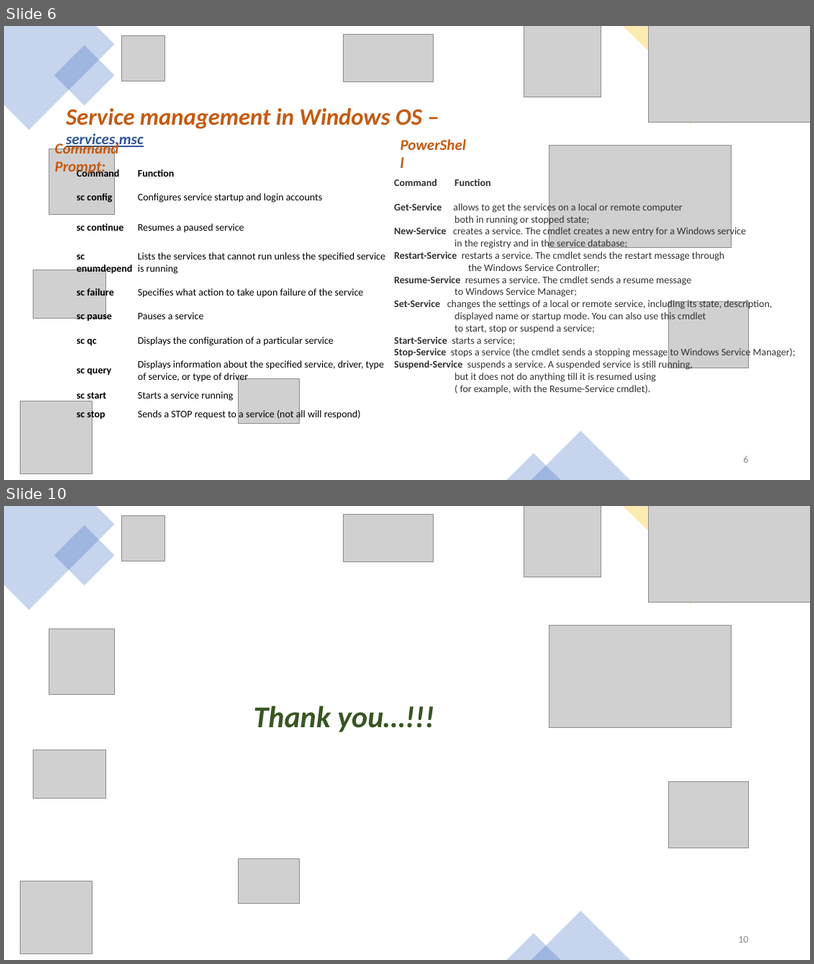
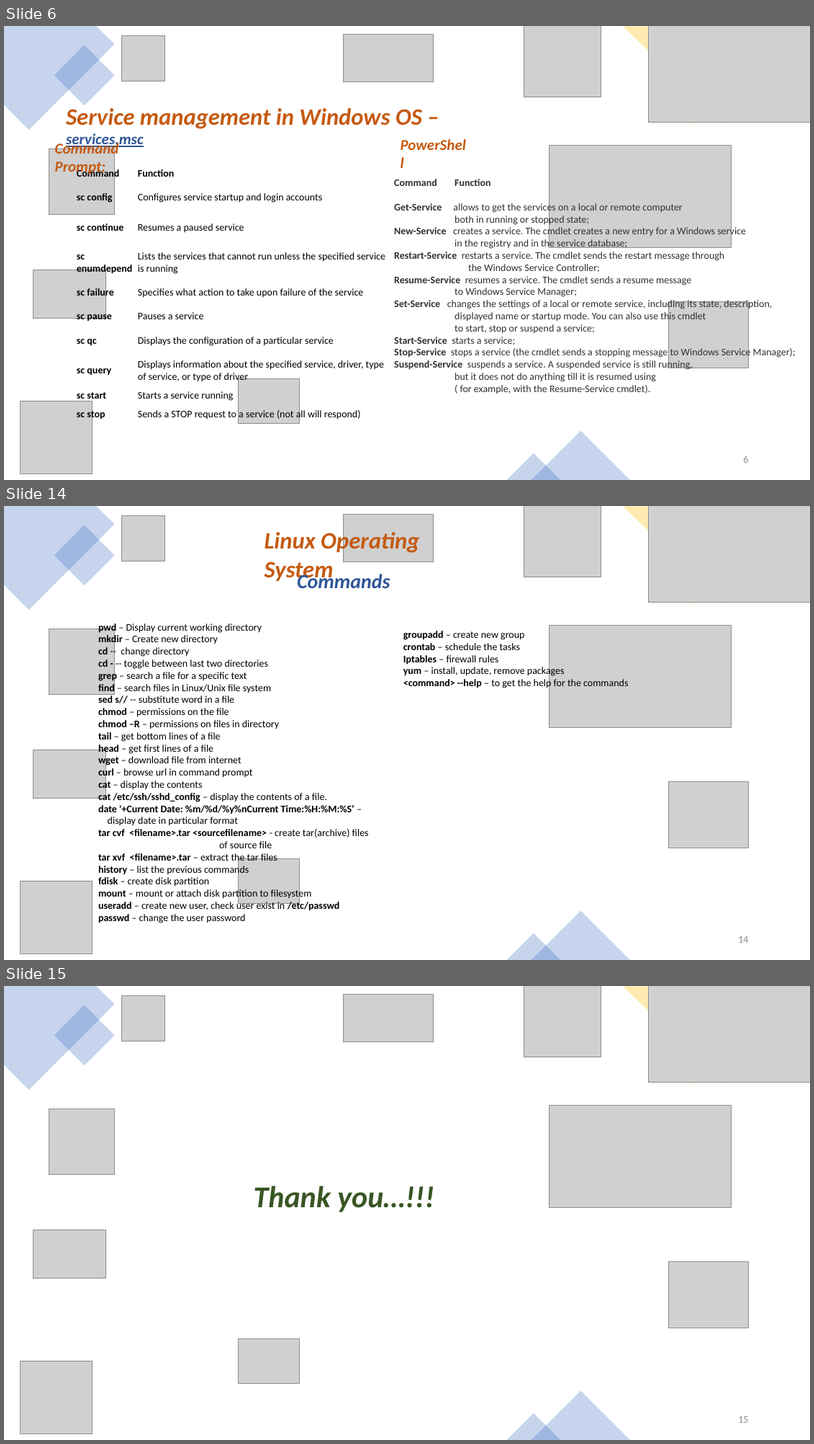
Before and after one commit to buchepalli-ramana-2/AzureDevOps, a slide deck: CoursePPT/System Administration.pptx. Shown one above the other, each under a label of ours: slides 6 and 10 before the commit, slides 6, 14 and 15 after it; the slides between them are not shown. The pictures are 814x964 and 814x1444 pixels, drawn with LibreOffice and Linux fonts; fonts in the diff are those of the drawing; grey boxes stand for pictures; background and template pictures are left out. Boxes give left, top, right and bottom in pixels: in the first picture for what was removed or moved away, otherwise in the second. Text is boxed around its words. In the diff, an @@ line names an element or a change of style, - is before the commit and + after.

Commit message:
Updated linux os

```diff
--- a/CoursePPT/System Administration.pptx
+++ b/CoursePPT/System Administration.pptx
@@ slide 14 added at box(4, 506, 810, 960), background picture (left out) @@
@@ freeform shape added at box(4, 506, 115, 610), fill #4472C4 at 30% opacity @@
@@ rectangle added at box(54, 525, 115, 586), fill #4472C4 at 30% opacity @@
@@ picture added at box(121, 515, 165, 561) @@
@@ picture added at box(343, 515, 434, 561) @@
@@ picture added at box(525, 506, 601, 577) @@
@@ freeform shape added at box(623, 506, 810, 604), fill #FFC000 at 30% opacity @@
@@ picture added at box(649, 506, 810, 602) @@
@@ text added at box(265, 530, 419, 583), 28 pt, text #C55A11, bold, italic @@
+Linux Operating System
@@ rectangle added at box(658, 540, 723, 605), fill #FFC000 at 30% opacity @@
@@ text added at box(297, 572, 391, 588), 24 pt, text #2F5597, bold, italic @@
+Commands
@@ picture added at box(49, 629, 114, 694) @@
@@ text added at box(98, 622, 369, 923), 12 pt, text #000000 @@
+pwd – Display current working directory
+mkdir – Create new directory
+cd -- change directory
+cd - -- toggle between last two directories
+grep – search a file for a specific text
+find – search files in Linux/Unix file system
+sed s// -- substitute word in a file
+chmod – permissions on the file
+chmod –R – permissions on files in directory
+tail – get bottom lines of a file
+head – get first lines of a file
+wget – download file from internet
+curl – browse url in command prompt
+cat – display the contents
+cat /etc/ssh/sshd_config – display the contents of a file.
+date '+Current Date: %m/%d/%y%nCurrent Time:%H:%M:%S’ –
+display date in particular format
+tar cvf <filename>.tar <sourcefilename> - create tar(archive) files
+of source file
+tar xvf <filename>.tar – extract the tar files
+history – list the previous commands
+fdisk – create disk partition
+mount – mount or attach disk partition to filesystem
+useradd – create new user, check user exist in /etc/passwd
+passwd – change the user password
@@ text added at box(404, 631, 628, 689), 12 pt, text #000000 @@
+groupadd – create new group
+crontab – schedule the tasks
+Iptables – firewall rules
+yum – install, update, remove packages
+<command> --help – to get the help for the commands
@@ picture added at box(549, 626, 732, 728) @@
@@ picture added at box(33, 750, 106, 798) @@
@@ picture added at box(669, 781, 748, 848) @@
@@ picture added at box(238, 859, 300, 903) @@
@@ picture added at box(20, 880, 93, 953) @@
@@ triangle added at box(532, 911, 630, 960), fill #4472C4 at 30% opacity @@
@@ triangle added at box(507, 933, 561, 960), fill #4472C4 at 30% opacity @@
@@ page number added at box(738, 936, 748, 942), 12 pt, text #8C8C8C @@
+14
@@ what was slide 10 is now slide 15 @@
@@ page number at box(738, 1416, 748, 1422): text changed @@
-10
+15
```
Also in this commit, not shown: 4 slides changed, 4 other slides added.
